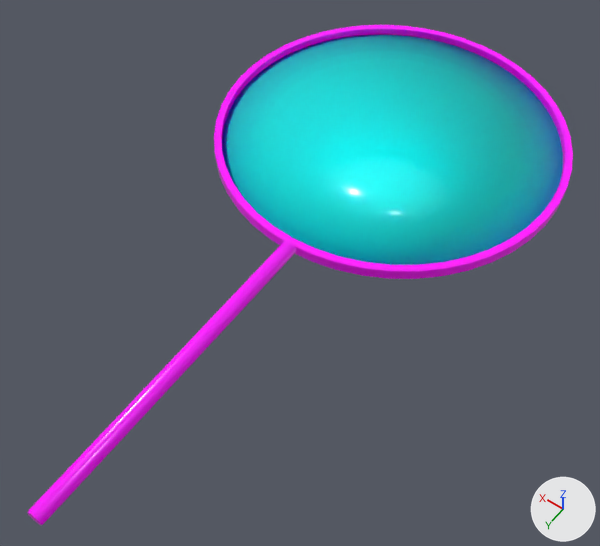
The FBX model Assets/Models/poi.fbx, before and after one commit.
Rendered twice from a 50 mm camera at (-0.323, 0.165, 0.645) aimed at (0.002, -0.291, -0.071). The axes (+X, +Y, +Z) are drawn at lower right. The lights are the same throughout. Where no turn or scale is listed for an object, it has been applied to the vertices.
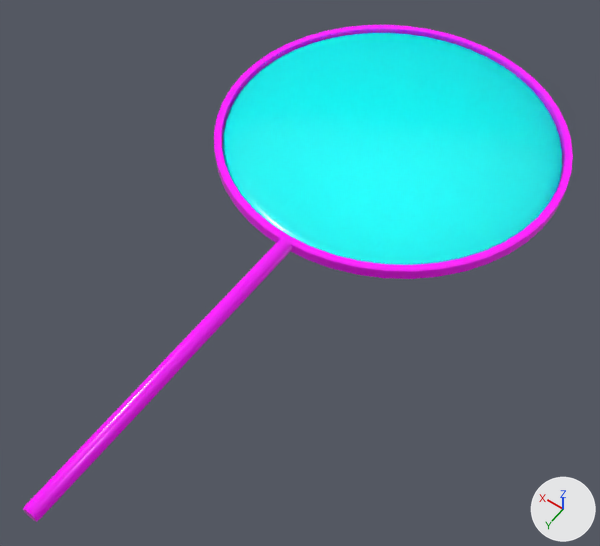
Edits to the scene script, one JSON object a line:
```json
{"block": "me_mesh_002", "where": "# used by ob_polysurface3; location = (0.0, 0.0, 0.0)"}
{"op": "remove", "block": "me_mesh_002", "code": "me_mesh_002.from_pydata(...)  # 1626 vertices, 3248 faces; spans x -0.191..0.191, y -0.656..-0.274, z -0.108..-0.003"}
{"op": "add", "block": "me_mesh_002", "code": "me_mesh_002.from_pydata(...)  # 1626 vertices, 3248 faces; spans x -0.191..0.191, y -0.656..-0.274, z -0.15..0.001"}
{"block": "me_mesh_002", "change": "me_mesh_002 part 2: 1624 of 1626 vertices moved; they spanned x -0.191..0.191, y -0.656..-0.274, z -0.108..-0.003 and now span x -0.191..0.191, y -0.656..-0.274, z -0.15..0.001; mean shift (0.0, 0.0, -0.026); largest move (0.191, -0.454, -0.003) -> (-0.191, -0.454, -0.009)"}
{"block": "me_mesh_001", "where": "me_mesh_001.from_pydata(...)  # 141 vertices, 233 faces; spans x -0.011..0.006, y -0.267..0.08, z -0.008..0.008"}
{"block": "me_mesh_001", "where": "# used by ob_polysurface2; location = (0.0, 0.0, 0.0)"}
{"block": "me_mesh_001", "change": "me_mesh_001 part 1: the whole mesh is turned 180 degrees about the y axis through the mesh origin"}
```

Pixel boxes (x1, y1, x2, y2) of what changed, in the pictures (600 x 546 px):
```json
{"object": "polySurface3", "change": "reshaped", "before": [222, 35, 563, 265], "after": [222, 33, 562, 265]}
{"object": "polySurface2", "change": "mesh turned", "before": [27, 241, 296, 525], "after": [23, 239, 292, 522]}
```
